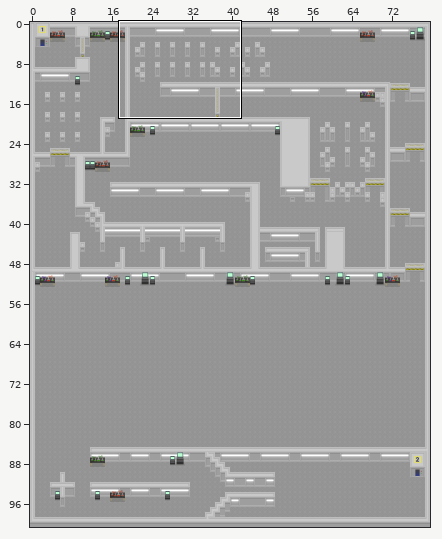
An edit to a level. Tiled map, core/assets/maps/level-1.tmx. The first picture is a wide view before the edit; the outline marks the close-up.
Close-up. First the earlier version:
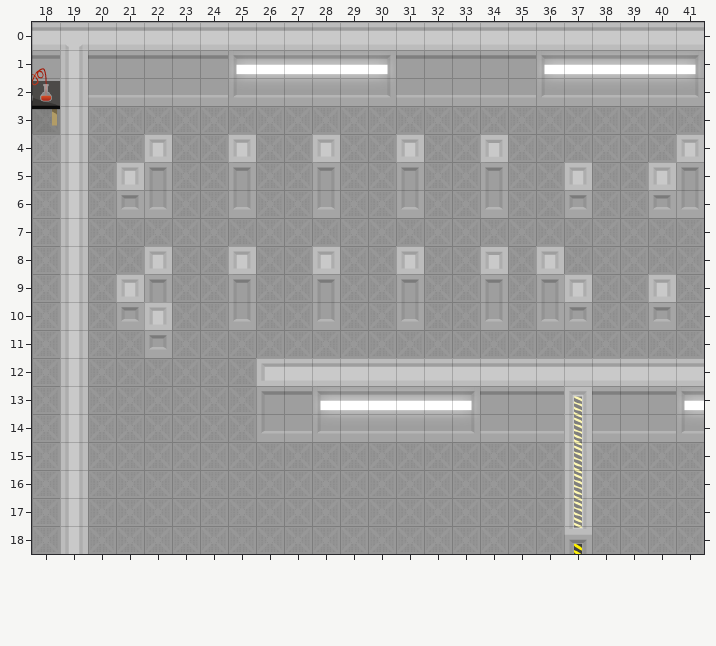
Cells are 32x32 px. Shown: x 18..41, y 0..18. The commit also changed other parts of the map, which this record leaves out. Tiles whose own drawing changed are shown in their newer look in all pictures.
After:
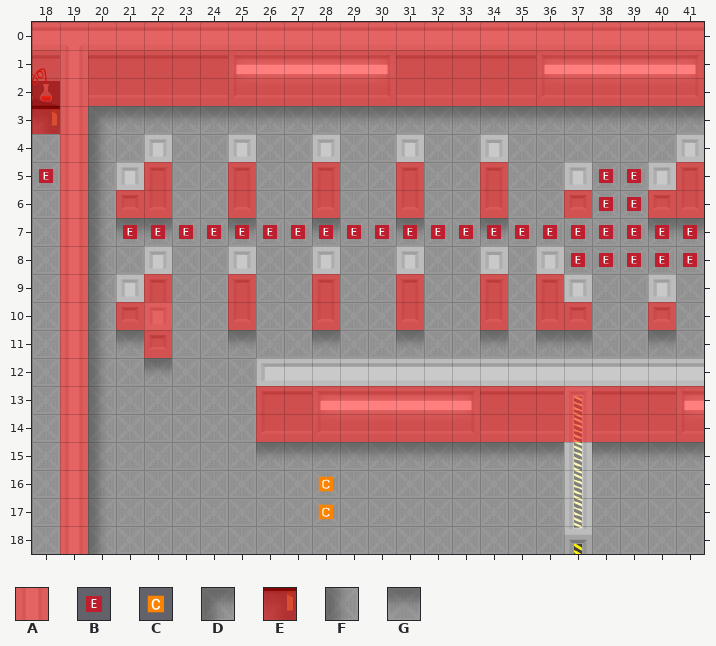
Key: from "collisions": A 5; from "meta": B 6, C 12; from "terrain": D 21, E 76, F 110, G 127.
_ is an empty cell.
Tiles of an added or newly shown layer are drawn over the layers below it.
See-through tiles are keyed as they look on the map.
The exact change:
Layer "Shadow":
y 3: x 18 _ -> E; x 20..41 ______________________ -> DGGGGGGGGGGGGGGGGGGGGG
y 4..6: x 20 _ -> F
y 7: x 20..22 ___ -> FGG; x 25 _ -> G; x 28 _ -> G; x 31 _ -> G; x 34 _ -> G; x 40..41 __ -> GG
y 8..10: x 20 _ -> F
y 11: x 20..21 __ -> FG; x 25 _ -> G; x 28 _ -> G; x 31 _ -> G; x 34 _ -> G; x 36..37 __ -> GG; x 40 _ -> G
y 12: x 20 _ -> F; x 22 _ -> G
y 13..14: x 20 _ -> F
y 15: x 20 _ -> F; x 26..36 ___________ -> GGGGGGGGGGG; x 38..41 ____ -> GGGG
y 16..18: x 20 _ -> F
Layer "Collisions" (now shown):
y 0..2: x 18..41 ________________________ -> AAAAAAAAAAAAAAAAAAAAAAAA
y 3: x 18..19 __ -> AA
y 4: x 19 _ -> A
y 5: x 19 _ -> A; x 22 _ -> A; x 25 _ -> A; x 28 _ -> A; x 31 _ -> A; x 34 _ -> A; x 41 _ -> A
y 6: x 19 _ -> A; x 21..22 __ -> AA; x 25 _ -> A; x 28 _ -> A; x 31 _ -> A; x 34 _ -> A; x 37 _ -> A; x 40..41 __ -> AA
y 7..8: x 19 _ -> A
y 9: x 19 _ -> A; x 22 _ -> A; x 25 _ -> A; x 28 _ -> A; x 31 _ -> A; x 34 _ -> A; x 36 _ -> A
y 10: x 19 _ -> A; x 21..22 __ -> AA; x 25 _ -> A; x 28 _ -> A; x 31 _ -> A; x 34 _ -> A; x 36..37 __ -> AA; x 40 _ -> A
y 11: x 19 _ -> A; x 22 _ -> A
y 12: x 19 _ -> A
y 13..14: x 19 _ -> A; x 26..41 ________________ -> AAAAAAAAAAAAAAAA
y 15..18: x 19 _ -> A
Layer "Meta" (now shown):
y 5: x 18 _ -> B; x 38..39 __ -> BB
y 6: x 38..39 __ -> BB
y 7: x 21..41 _____________________ -> BBBBBBBBBBBBBBBBBBBBB
y 8: x 37..41 _____ -> BBBBB
y 16..17: x 28 _ -> C
Pixel boxes of the changes (left, top, right, bottom) in both close-ups:
added: (32, 22, 704, 554)
